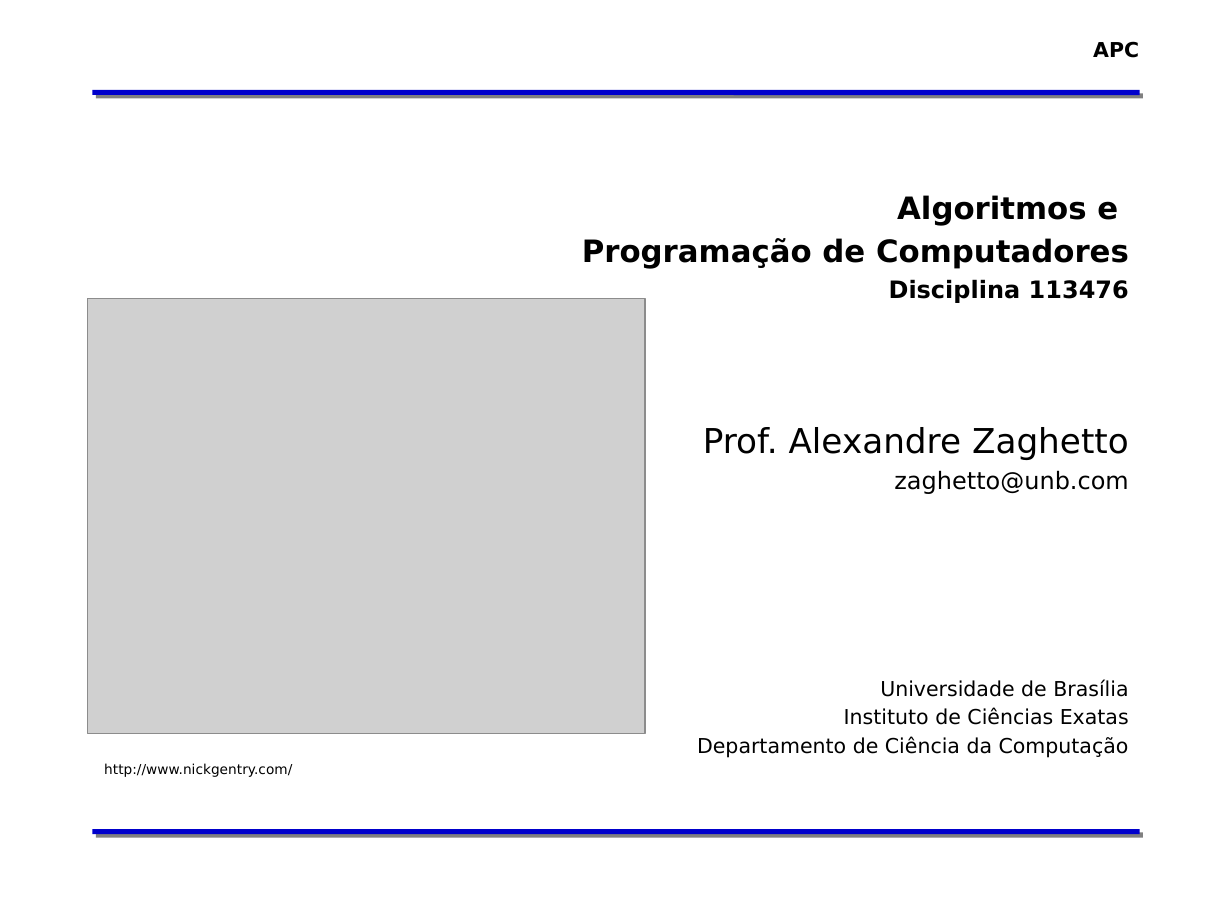
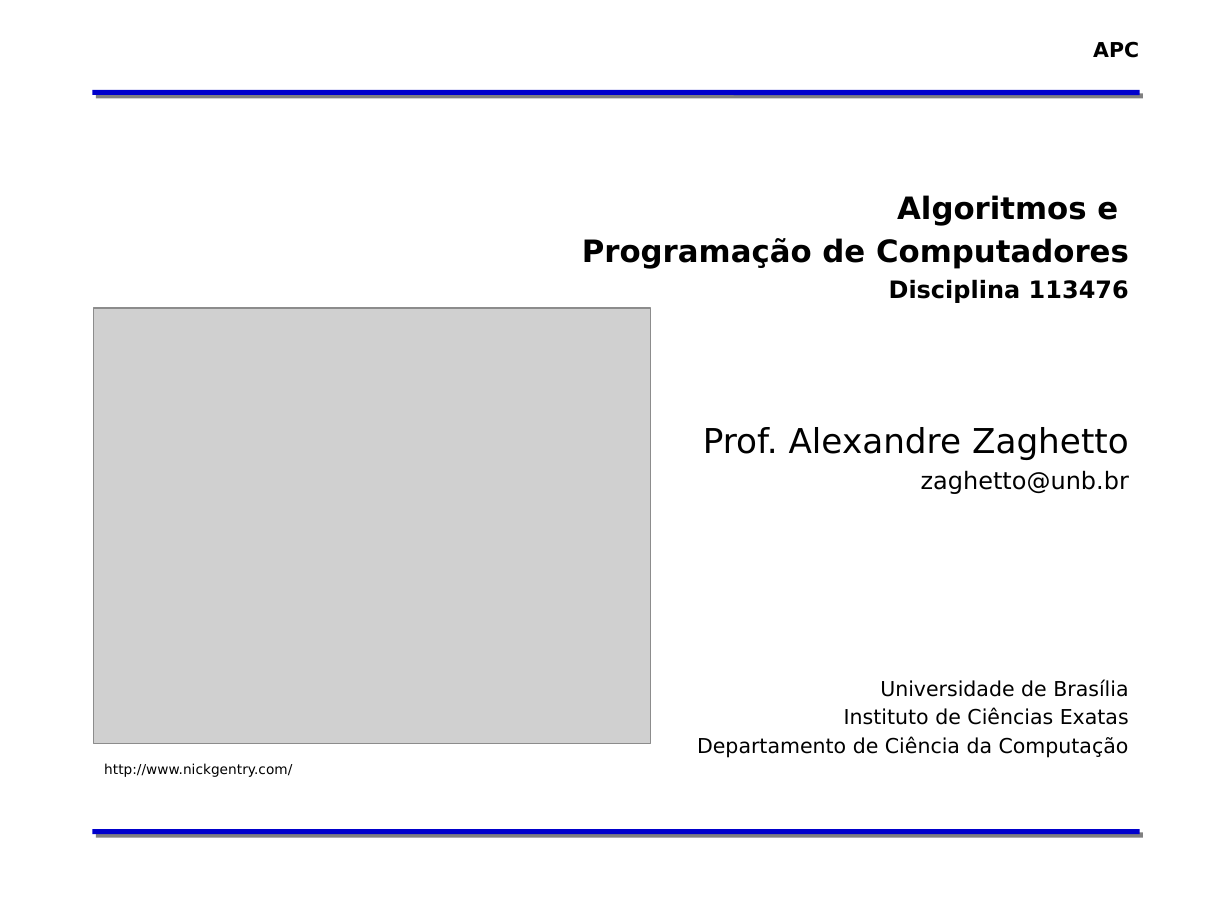
Before and after one commit to zaghetto/Algoritmos, a slide deck: slide 1 of MÓDULOS DE AULA/Módulo 02 - Organização Básica de um Computador.pptx. Drawn at 1232x924 pixels with LibreOffice and Linux fonts; fonts in the diff are those of the drawing; grey boxes stand for pictures; background and template pictures are left out. Boxes give left, top, right and bottom in pixels: in the first picture for what was removed or moved away, otherwise in the second. Text is boxed around its words. In the diff, an @@ line names an element or a change of style, - is before the commit and + after.

```diff
--- a/MÓDULOS DE AULA/Módulo 02 - Organização Básica de um Computador.pptx
+++ b/MÓDULOS DE AULA/Módulo 02 - Organização Básica de um Computador.pptx
@@ picture: place and size @@
-picture at [87, 298, 644, 733]
+picture at [94, 308, 650, 743]
@@ text at [921, 470, 1129, 494]: text changed @@
-zaghetto@unb.com
+zaghetto@unb.br
```
Also in this commit, not shown: 38 other slides changed, 68 slides removed, 35 other files.
